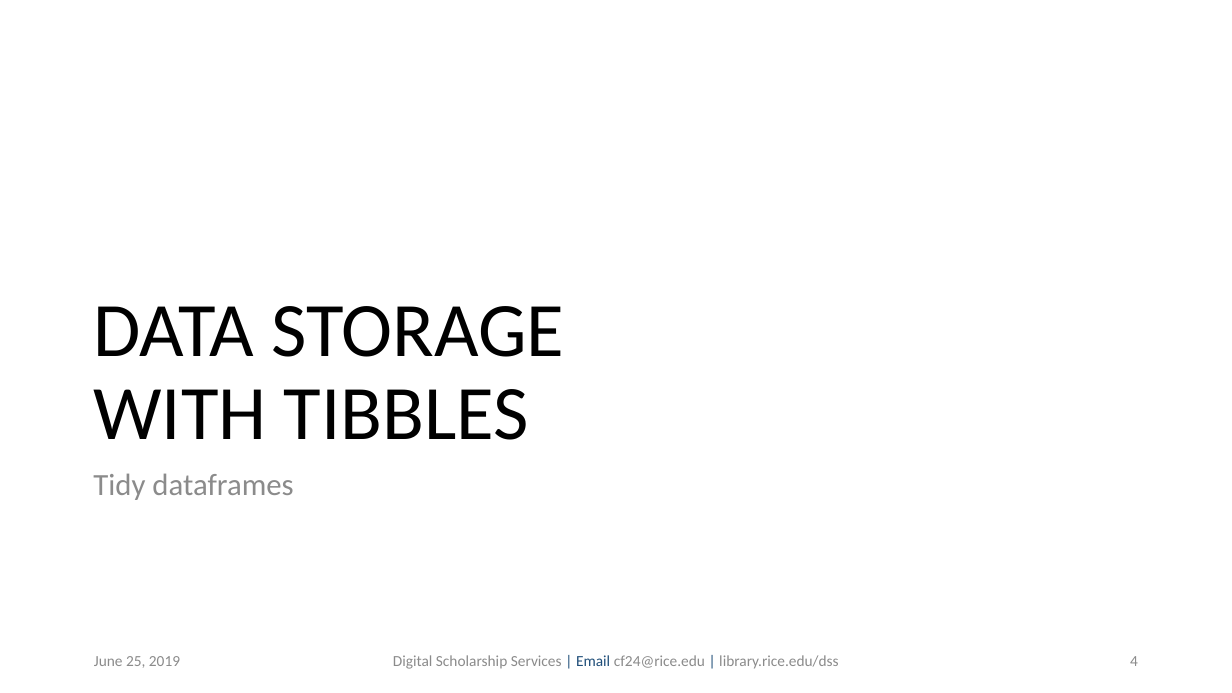
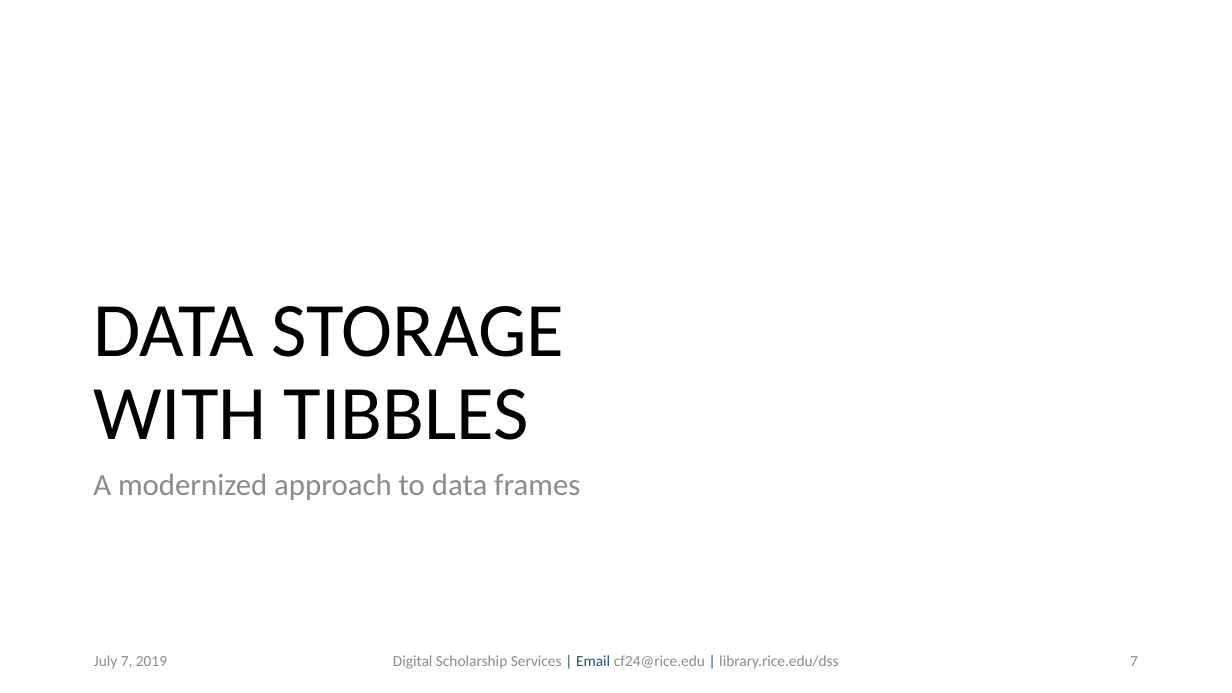
Before and after one commit to bakitybacon/rice-data-and-donuts, a slide deck: slide 7 of Rviz/R Visualization and Data Manipulation.pptx (slide 4 before the commit). Drawn at 1232x693 pixels with LibreOffice and Linux fonts; fonts in the diff are those of the drawing; background and template pictures are left out. Boxes give left, top, right and bottom in pixels: in the first picture for what was removed or moved away, otherwise in the second. Text is boxed around its words. In the diff, an @@ line names an element or a change of style, - is before the commit and + after.

```diff
--- a/Rviz/R Visualization and Data Manipulation.pptx
+++ b/Rviz/R Visualization and Data Manipulation.pptx
@@ text at [93, 473, 580, 500]: text changed @@
-Tidy dataframes
+A modernized approach to data frames
@@ text at [94, 655, 167, 669]: text changed @@
-June 25, 2019
+July 7, 2019
@@ page number at [1130, 656, 1138, 666]: text changed @@
-4
+7
```
Also in this commit, not shown: 12 other slides changed, 19 slides added, 2 other files.
